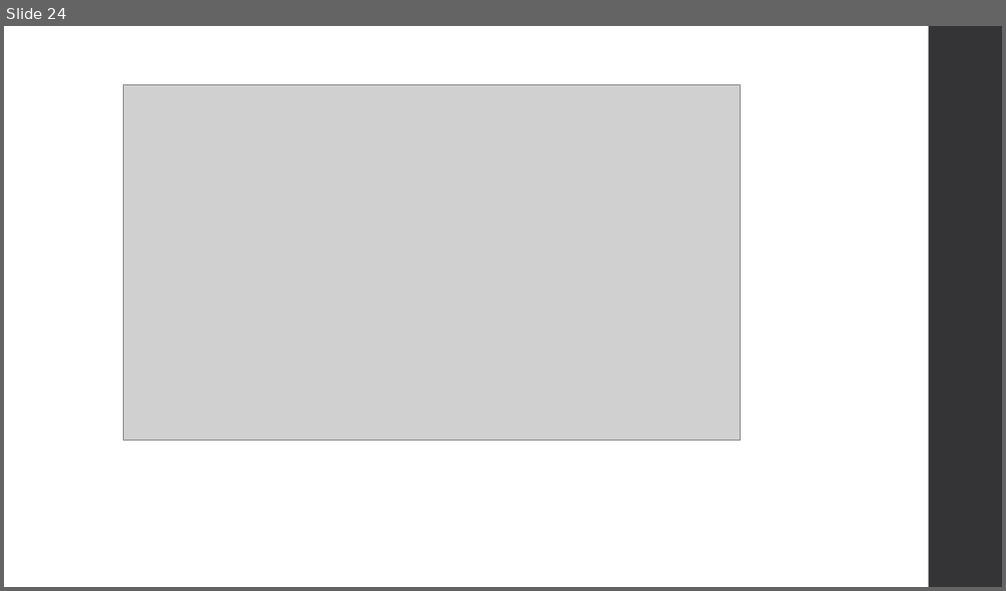
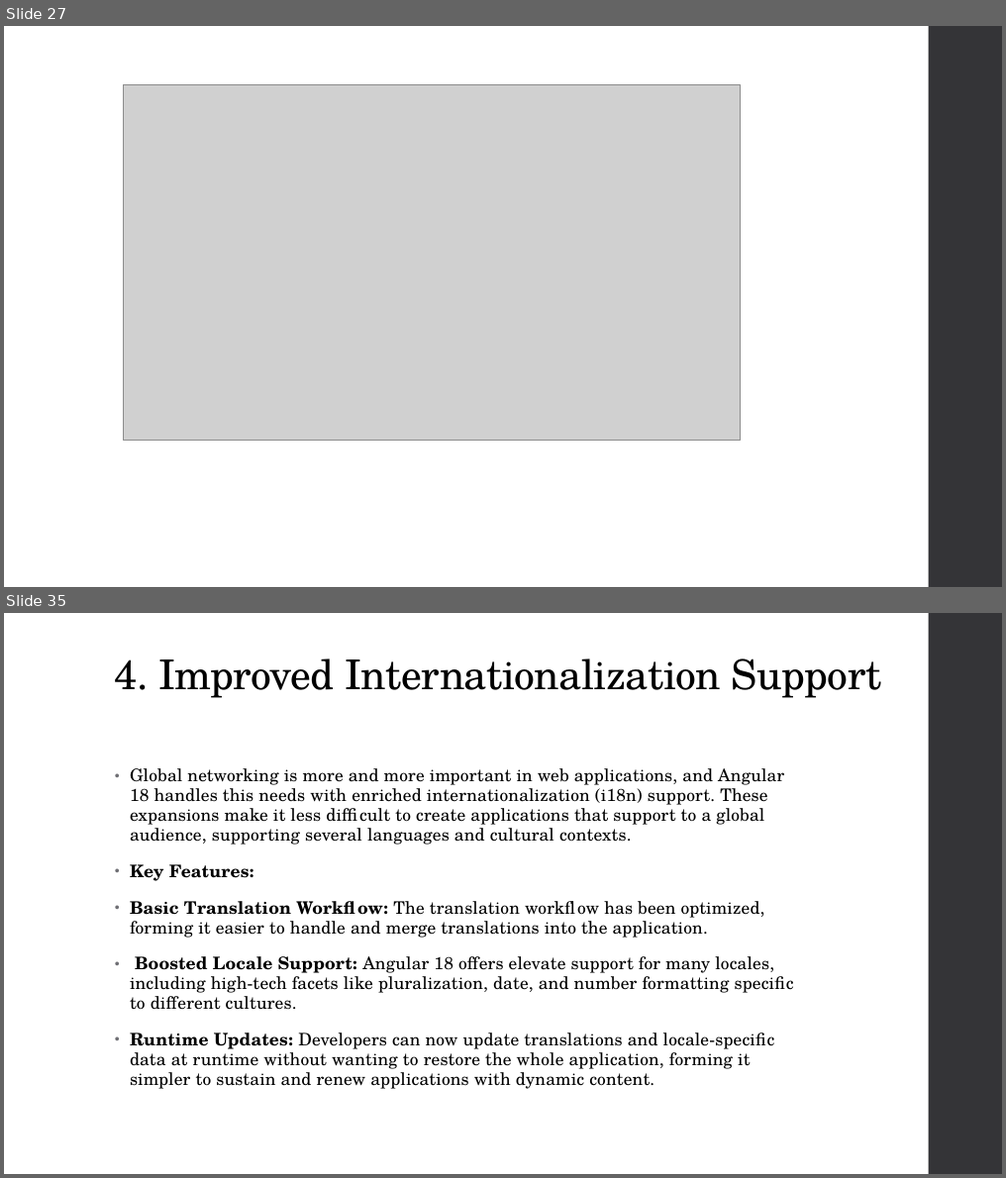
Before and after one commit to Abhijett/Streams, a slide deck: Signals.pptx. Shown one above the other, each under a label of ours: slide 24 before the commit, slides 27 and 35 after it; the slides between them are not shown. The pictures are 1006x591 and 1006x1178 pixels, drawn with LibreOffice and Linux fonts; fonts in the diff are those of the drawing; grey boxes stand for pictures. Boxes give left, top, right and bottom in pixels: in the first picture for what was removed or moved away, otherwise in the second. Text is boxed around its words. In the diff, an @@ line names an element or a change of style, - is before the commit and + after.

```diff
--- a/Signals.pptx
+++ b/Signals.pptx
@@ slide 35 added at [4,613,1002,1174], background #FFFFFF; not listed: 1 template element that a slide beside it also shows @@
@@ title added at [115,659,882,698], 39.6 pt, text #000000 @@
+4. Improved Internationalization Support
@@ text added at [130,768,794,1089], 16.6 pt, text #000000 @@
+• Global networking is more and more important in web applications, and Angular 18 handles this needs with enriched internationalization (i18n) support. These expansions make it less difficult to create applications that support to a global audience, supporting several languages and cultural contexts.
+• Key Features:
+• Basic Translation Workflow: The translation workflow has been optimized, forming it easier to handle and merge translations into the application.
+• Boosted Locale Support: Angular 18 offers elevate support for many locales, including high-tech facets like pluralization, date, and number formatting specific to different cultures.
+• Runtime Updates: Developers can now update translations and locale-specific data at runtime without wanting to restore the whole application, forming it simpler to sustain and renew applications with dynamic content.
@@ what was slide 24 is now slide 27 @@
```
Also in this commit, not shown: 3 slides changed, 10 other slides added, 2 slides removed.
